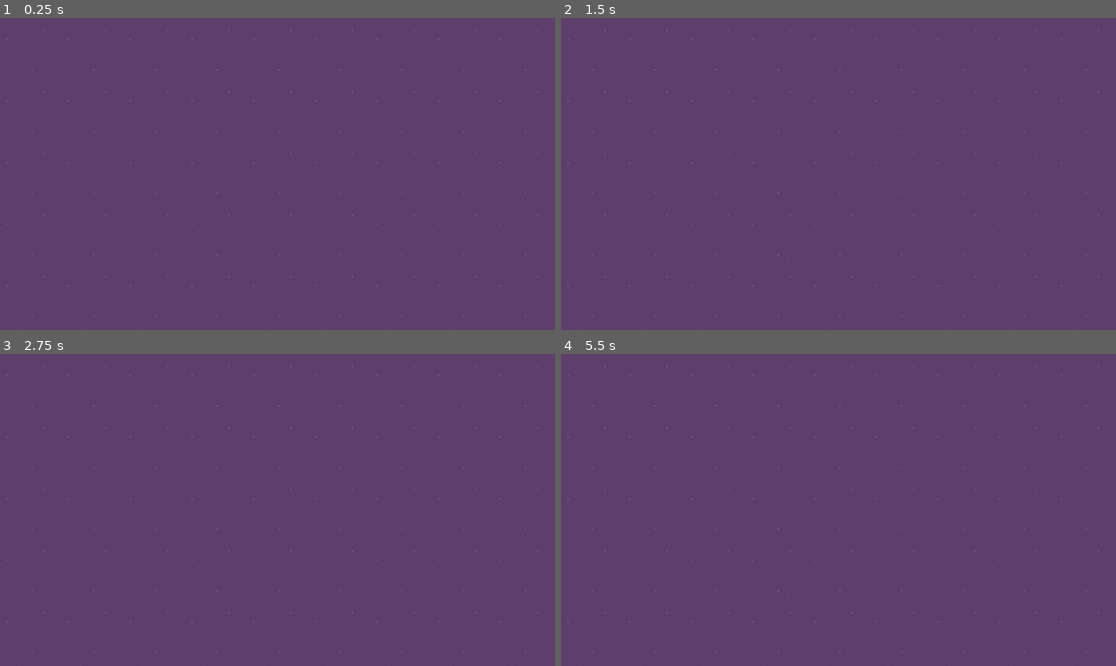
Above: before the commit, frames 1-4 (two rows, left to right).
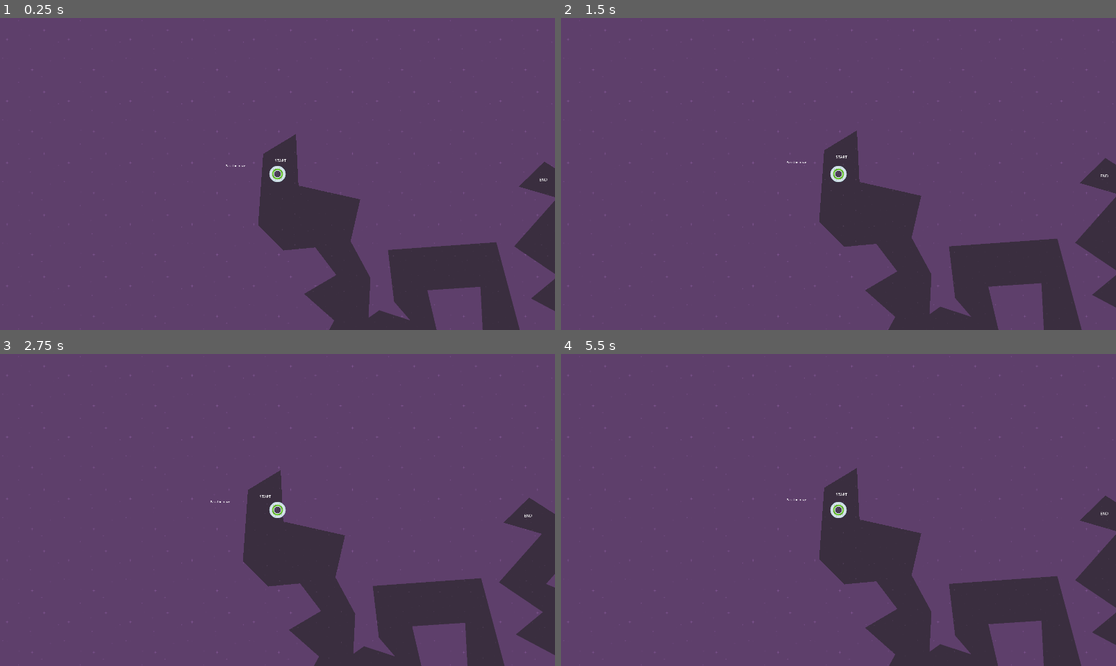
Above: after the commit, the same moments.

Repository: krystianszczegielniak/gamedevtv-godot-speedy-saucer
Game: Godot game, scene res://level_1.tscn
Same seed, same stepped clock (60 frames per second), same inputs: the game is played once before the commit and once after it.
Inputs:
- Up to frame 1 (0.25 s): no input
- Up to frame 2 (1.5 s): tap Enter at 0.5 s; hold Right (move_right, bound only after the commit) 0.53-1.28 s; hold S (move_down, bound only after the commit) from 1.28 s (still down)
- Up to frame 3 (2.75 s): release S (move_down, bound only after the commit) at 2.03 s; hold Right (move_right, bound only after the commit) from 2.03 s (still down)
- Up to frame 4 (5.5 s): release Right (move_right, bound only after the commit) at 2.78 s; hold W (move_up, bound only after the commit) 2.78-3.53 s; hold A (move_left, bound only after the commit) 3.53-5.03 s; hold S (move_down, bound only after the commit) from 5.03 s (still down)

The runs differ from the first frame. In frame 1, 12% of the frame differs, in the area x 40-100%, y 37-100%; in frame 2, 12%; in frame 3, 13%, in the area x 37-100%, y 37-100%; in frame 4, 12%.

Commit message:
Finished game.

Diff:
--- /dev/null
+++ b/level.gd
@@ -0,0 +1,4 @@
+extends Node2D
+
+func _on_maze_body_exited(body:Node2D):
+	get_tree().reload_current_scene()
--- a/level_1.tscn
+++ b/level_1.tscn
@@ -1,11 +1,67 @@
-[gd_scene load_steps=2 format=3 uid="uid://qq6hbu2kpxgy"]
+[gd_scene load_steps=7 format=3 uid="uid://qq6hbu2kpxgy"]
 
+[ext_resource type="Script" path="res://level.gd" id="1_an4pe"]
 [ext_resource type="Texture2D" uid="uid://cweq8i1yb8aj5" path="res://purple.png" id="1_bj1m1"]
+[ext_resource type="PackedScene" uid="uid://5lfnwqhxtdh2" path="res://player.tscn" id="2_opugl"]
+[ext_resource type="PackedScene" uid="uid://buverjhu83xxl" path="res://maze.tscn" id="3_sa8cg"]
+
+[sub_resource type="LabelSettings" id="LabelSettings_ffght"]
+font_size = 32
+
+[sub_resource type="LabelSettings" id="LabelSettings_30njc"]
+font_size = 24
 
 [node name="Level1" type="Node2D"]
+script = ExtResource("1_an4pe")
 
-[node name="Background" type="TextureRect" parent="."]
-offset_right = 2304.0
-offset_bottom = 1296.0
+[node name="Graphics" type="Node" parent="."]
+
+[node name="StartLabel" type="Label" parent="Graphics"]
+z_index = -25
+offset_left = 539.0
+offset_top = 75.0
+offset_right = 634.0
+offset_bottom = 120.0
+text = "START"
+label_settings = SubResource("LabelSettings_ffght")
+
+[node name="EndLabel" type="Label" parent="Graphics"]
+z_index = -25
+offset_left = 2736.0
+offset_top = 232.0
+offset_right = 2831.0
+offset_bottom = 277.0
+text = "END"
+label_settings = SubResource("LabelSettings_ffght")
+
+[node name="Tutorial" type="Label" parent="Graphics"]
+z_index = -25
+offset_left = 130.0
+offset_top = 123.0
+offset_right = 351.0
+offset_bottom = 168.0
+text = "Pass the maze"
+label_settings = SubResource("LabelSettings_30njc")
+
+[node name="CanvasLayer" type="CanvasLayer" parent="Graphics"]
+layer = -10
+
+[node name="Background" type="TextureRect" parent="Graphics/CanvasLayer"]
+z_index = -1000
+anchors_preset = 15
+anchor_right = 1.0
+anchor_bottom = 1.0
+grow_horizontal = 2
+grow_vertical = 2
 texture = ExtResource("1_bj1m1")
 stretch_mode = 1
+
+[node name="Maze" parent="." instance=ExtResource("3_sa8cg")]
+z_index = -50
+position = Vector2(831, 582)
+
+[node name="Player" parent="." instance=ExtResource("2_opugl")]
+position = Vector2(562, 209)
+rotation = -1.73486
+
+[connection signal="body_exited" from="Maze" to="." method="_on_maze_body_exited"]
--- /dev/null
+++ b/maze.tscn
@@ -0,0 +1,14 @@
+[gd_scene load_steps=2 format=3 uid="uid://buverjhu83xxl"]
+
+[ext_resource type="Texture2D" uid="uid://by6vmmpag5ggi" path="res://darkPurple.png" id="1_n4vlg"]
+
+[node name="Maze" type="Area2D"]
+
+[node name="CollisionPolygon2D" type="CollisionPolygon2D" parent="."]
+polygon = PackedVector2Array(-386, -540, -428, 54, -220, 262, 47, 237, 221, 466, -46, 623, 204, 844, 85, 1065, 531, 1362, 667, 1060, 989, 1332, 1100, 1120, 977, 593, 1418, 564, 1465, 1476, 1741, 1514, 2093, 1268, 2466, 1391, 2666, 831, 2169, 666, 2628, 466, 2089, 241, 2445, -158, 1949, -476, 1736, -268, 2055, -175, 1698, 228, 2063, 475, 1838, 661, 2365, 941, 1953, 1009, 1804, 1145, 1550, 194, 650, 258, 701, 687, 836, 844, 578, 759, 488, 823, 505, 491, 340, 186, 420, -162, -93, -277, -114, -705)
+
+[node name="Polygon2D" type="Polygon2D" parent="."]
+texture_repeat = 2
+position = Vector2(-2, 0)
+texture = ExtResource("1_n4vlg")
+polygon = PackedVector2Array(-386, -540, -428, 54, -220, 262, 47, 237, 221, 466, -46, 623, 204, 844, 85, 1065, 531, 1362, 667, 1060, 989, 1332, 1100, 1120, 977, 593, 1418, 564, 1465, 1476, 1741, 1514, 2093, 1268, 2466, 1391, 2666, 831, 2169, 666, 2628, 466, 2089, 241, 2445, -158, 1949, -476, 1736, -268, 2055, -175, 1698, 228, 2063, 475, 1838, 661, 2365, 941, 1953, 1009, 1804, 1145, 1550, 194, 650, 258, 701, 687, 836, 844, 578, 759, 488, 823, 505, 491, 340, 186, 420, -162, -93, -277, -114, -705)
--- /dev/null
+++ b/player.gd
@@ -0,0 +1,13 @@
+extends RigidBody2D
+
+
+func _physics_process(_delta):
+	var force = 3000
+	if Input.is_action_pressed("move_right"):
+		apply_force(Vector2(force, 0))
+	elif Input.is_action_pressed("move_left"):
+		apply_force(Vector2(-force, 0))
+	elif Input.is_action_pressed("move_up"):
+		apply_force(Vector2(0, -force))
+	elif Input.is_action_pressed("move_down"):
+		apply_force(Vector2(0, force))
--- a/player.tscn
+++ b/player.tscn
@@ -1,15 +1,23 @@
-[gd_scene load_steps=3 format=3 uid="uid://5lfnwqhxtdh2"]
+[gd_scene load_steps=4 format=3 uid="uid://5lfnwqhxtdh2"]
 
+[ext_resource type="Script" path="res://player.gd" id="1_6y116"]
 [ext_resource type="Texture2D" uid="uid://kq2nt8430qhh" path="res://ufoGreen.png" id="1_qrndg"]
 
 [sub_resource type="CircleShape2D" id="CircleShape2D_xk6cq"]
-radius = 46.0109
+radius = 46.7854
 
 [node name="Player" type="RigidBody2D"]
+position = Vector2(1221, 680)
 gravity_scale = 0.0
+script = ExtResource("1_6y116")
 
 [node name="Sprite2D" type="Sprite2D" parent="."]
+scale = Vector2(1.5, 1.5)
 texture = ExtResource("1_qrndg")
 
 [node name="CollisionShape2D" type="CollisionShape2D" parent="."]
+scale = Vector2(0.6, 0.6)
 shape = SubResource("CircleShape2D_xk6cq")
+
+[node name="Camera2D" type="Camera2D" parent="."]
+zoom = Vector2(0.5, 0.5)
--- a/project.godot
+++ b/project.godot
@@ -19,3 +19,30 @@
 
 window/size/viewport_width=2304
 window/size/viewport_height=1296
+
+[input]
+
+move_right={
+"deadzone": 0.5,
+"events": [Object(InputEventKey,"resource_local_to_scene":false,"resource_name":"","device":-1,"window_id":0,"alt_pressed":false,"shift_pressed":false,"ctrl_pressed":false,"meta_pressed":false,"pressed":false,"keycode":0,"physical_keycode":4194321,"key_label":0,"unicode":0,"echo":false,"script":null)
+, Object(InputEventKey,"resource_local_to_scene":false,"resource_name":"","device":-1,"window_id":0,"alt_pressed":false,"shift_pressed":false,"ctrl_pressed":false,"meta_pressed":false,"pressed":false,"keycode":0,"physical_keycode":68,"key_label":0,"unicode":100,"echo":false,"script":null)
+]
+}
+move_down={
+"deadzone": 0.5,
+"events": [Object(InputEventKey,"resource_local_to_scene":false,"resource_name":"","device":-1,"window_id":0,"alt_pressed":false,"shift_pressed":false,"ctrl_pressed":false,"meta_pressed":false,"pressed":false,"keycode":0,"physical_keycode":83,"key_label":0,"unicode":115,"echo":false,"script":null)
+, Object(InputEventKey,"resource_local_to_scene":false,"resource_name":"","device":-1,"window_id":0,"alt_pressed":false,"shift_pressed":false,"ctrl_pressed":false,"meta_pressed":false,"pressed":false,"keycode":0,"physical_keycode":4194322,"key_label":0,"unicode":0,"echo":false,"script":null)
+]
+}
+move_left={
+"deadzone": 0.5,
+"events": [Object(InputEventKey,"resource_local_to_scene":false,"resource_name":"","device":-1,"window_id":0,"alt_pressed":false,"shift_pressed":false,"ctrl_pressed":false,"meta_pressed":false,"pressed":false,"keycode":0,"physical_keycode":65,"key_label":0,"unicode":97,"echo":false,"script":null)
+, Object(InputEventKey,"resource_local_to_scene":false,"resource_name":"","device":-1,"window_id":0,"alt_pressed":false,"shift_pressed":false,"ctrl_pressed":false,"meta_pressed":false,"pressed":false,"keycode":0,"physical_keycode":4194319,"key_label":0,"unicode":0,"echo":false,"script":null)
+]
+}
+move_up={
+"deadzone": 0.5,
+"events": [Object(InputEventKey,"resource_local_to_scene":false,"resource_name":"","device":-1,"window_id":0,"alt_pressed":false,"shift_pressed":false,"ctrl_pressed":false,"meta_pressed":false,"pressed":false,"keycode":0,"physical_keycode":87,"key_label":0,"unicode":119,"echo":false,"script":null)
+, Object(InputEventKey,"resource_local_to_scene":false,"resource_name":"","device":-1,"window_id":0,"alt_pressed":false,"shift_pressed":false,"ctrl_pressed":false,"meta_pressed":false,"pressed":false,"keycode":0,"physical_keycode":4194320,"key_label":0,"unicode":0,"echo":false,"script":null)
+]
+}
Not shown, changed: .gitignore
